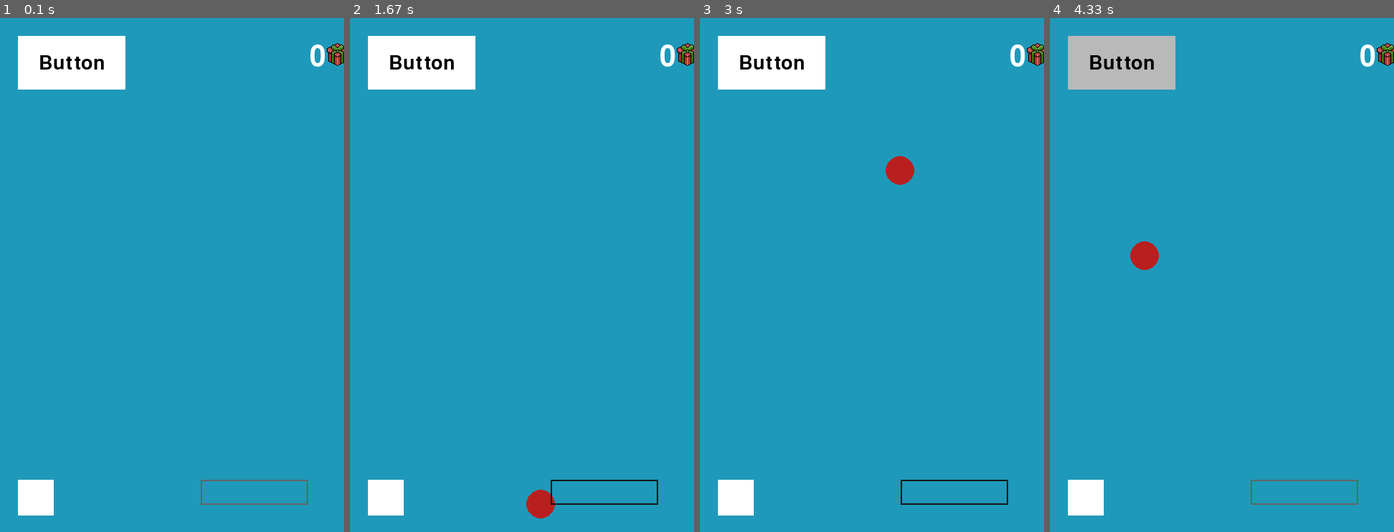
Above: before the commit, frames 1-4 (left to right).
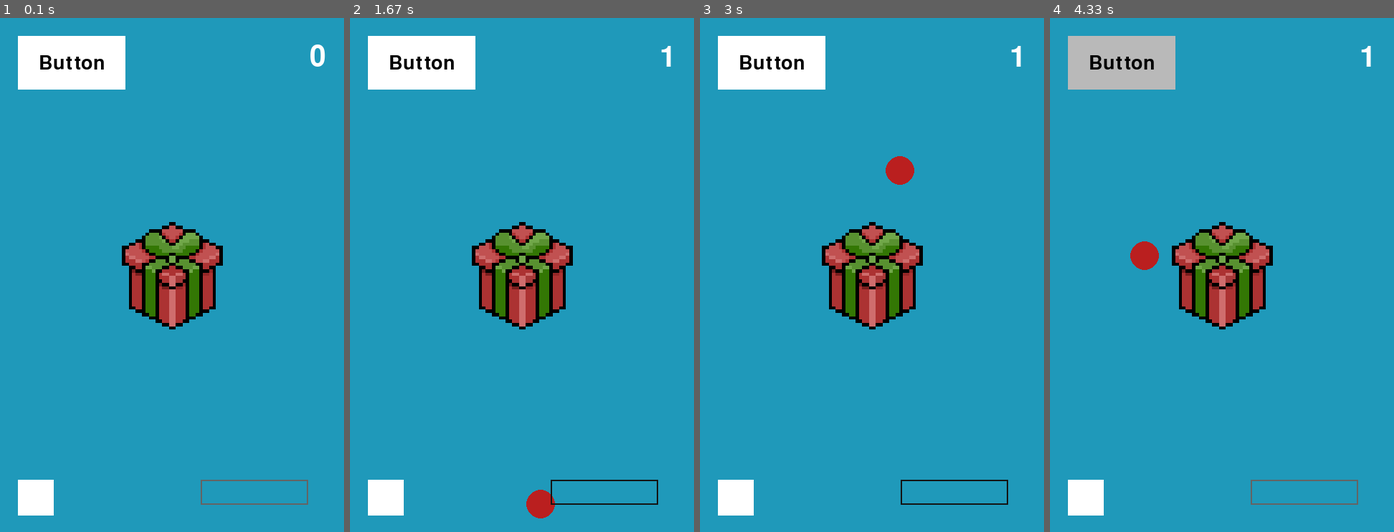
Above: after the commit, the same moments.

Repository: GameGenesis/Pygame-Utils
Game: pygame game, started from test.py
The game is run twice, just before and just after one commit, with the same random seed, the same clock (stepped at 60 frames per second) and the same inputs.
Inputs (mouse positions are in pixels of both pictures, inside the frame that each line leads up to):
- Up to frame 1 (0.1 s): no input
- Up to frame 2 (1.67 s): click (522, 275) at 0.38 s; press the mouse at (604, 490) at 0.7 s; move the mouse to (577, 439) at 0.8 s; release the mouse at (549, 382) at 0.93 s; press the mouse at (604, 490) at 1.03 s; move the mouse to (628, 449) at 1.13 s; release the mouse at (652, 408) at 1.27 s; press the mouse at (604, 490) at 1.37 s; move the mouse to (559, 475) at 1.47 s; release the mouse at (515, 465) at 1.6 s
- Up to frame 3 (3 s): press the mouse at (772, 64) at 1.7 s; move the mouse to (789, 89) at 1.8 s; release the mouse at (806, 120) at 1.93 s; press the mouse at (954, 490) at 2.03 s; move the mouse to (847, 454) at 2.13 s; release the mouse at (741, 418) at 2.27 s; press the mouse at (954, 490) at 2.37 s; move the mouse to (847, 403) at 2.47 s; release the mouse at (744, 316) at 2.6 s; press the mouse at (954, 490) at 2.7 s; move the mouse to (964, 444) at 2.8 s; release the mouse at (978, 398) at 2.93 s
- Up to frame 4 (4.33 s): press the mouse at (1304, 490) at 3.03 s; move the mouse to (1211, 290) at 3.13 s; release the mouse at (1118, 95) at 3.27 s; press the mouse at (1084, 496) at 3.37 s; move the mouse to (1160, 454) at 3.47 s; release the mouse at (1235, 413) at 3.6 s; press the mouse at (1122, 64) at 4.2 s; move the mouse to (1187, 167) at 4.3 s

The runs differ from the first frame. In frame 1, 4.6% of the frame differs, in the area x 35-100%, y 4-61%; in frame 2, 4.7%; in frame 3, 4.7%; in frame 4, 4.7%.

Commit message:
Match button image size with button size

Diff:
--- a/test.py
+++ b/test.py
@@ -38,11 +38,11 @@
         circle.color = Color.BLUE if on else Color.RED
 
     panel = Panel()
-    score_text = Label(font_size=60, text=score, position=(surface_size[0] - 25, 35), anchor=Alignment.TOP_RIGHT)
+    score_text = Label(font_size=60, text=score, position=Vector2(surface_size[0] - 25, 35), anchor=Alignment.TOP_RIGHT)
     button = Button(position=Vector2(25, 25), label=Label("Button", Color.BLACK, font_size=40), on_click=increment_score, disabled=False, label_alignment=Alignment.CENTER)
     check_box = CheckBox(position=Vector2(25, surface_size[1] - 75), on_value_change=toggle_color)
     input_box = InputBox(position=Vector2(surface_size[0] - 200, surface_size[1] - 75), on_submit=set_score)
-    button2 = Button(image=UiImage(file_name="images/Present_64px.png"), position=Vector2(surface_size[0] - 25, 35), on_click=increment_score)
+    button2 = Button(image=UiImage(file_name="images/Present_64px.png"), size=Vector2(150, 150), position=Vector2(surface_size[0]/2 - 75, surface_size[1]/2 - 75), on_click=increment_score)
     EventManager.set_events(toggle_velocity, on_quit=lambda: JsonSave.save("save_data.json", "Score", score))
 
     while True:
--- a/utils/pygame_utils.py
+++ b/utils/pygame_utils.py
@@ -158,6 +158,7 @@
     def scale_image(self):
         if self.size:
             self.image_surface = pygame.transform.scale(self.image_surface, self.size)
+            self.og_image_surface = self.image_surface.copy()
 
     def tint_image(self, color: pygame.Color | tuple[int, int, int, int], blend_mode: int=pygame.BLEND_RGBA_MULT):
         self.image_surface = self.og_image_surface.copy()
@@ -192,7 +193,7 @@
 
 class Label(Graphic):
     def __init__(self, text: str | Any, color: pygame.Color | tuple[int, int, int]=(255, 255, 255),
-    font_name: str=None, font_size: int=28, position: tuple[int, int]=(0, 0), anchor: Alignment | str="midleft"):
+    font_name: str=None, font_size: int=28, position: Vector2=Vector2(0, 0), anchor: Alignment | str="midleft"):
         super().__init__()
         self.font = pygame.font.Font(font_name, font_size)
         self.text = str(text)
@@ -249,6 +250,8 @@
         self.button_image = image
         if self.button_image:
             self.button_image.position = position
+            self.button_image.size = size
+            self.button_image.scale_image()
             self.rect = image.get_image().get_rect(topleft=position)
         else:
             self.rect = pygame.Rect(position, size)
